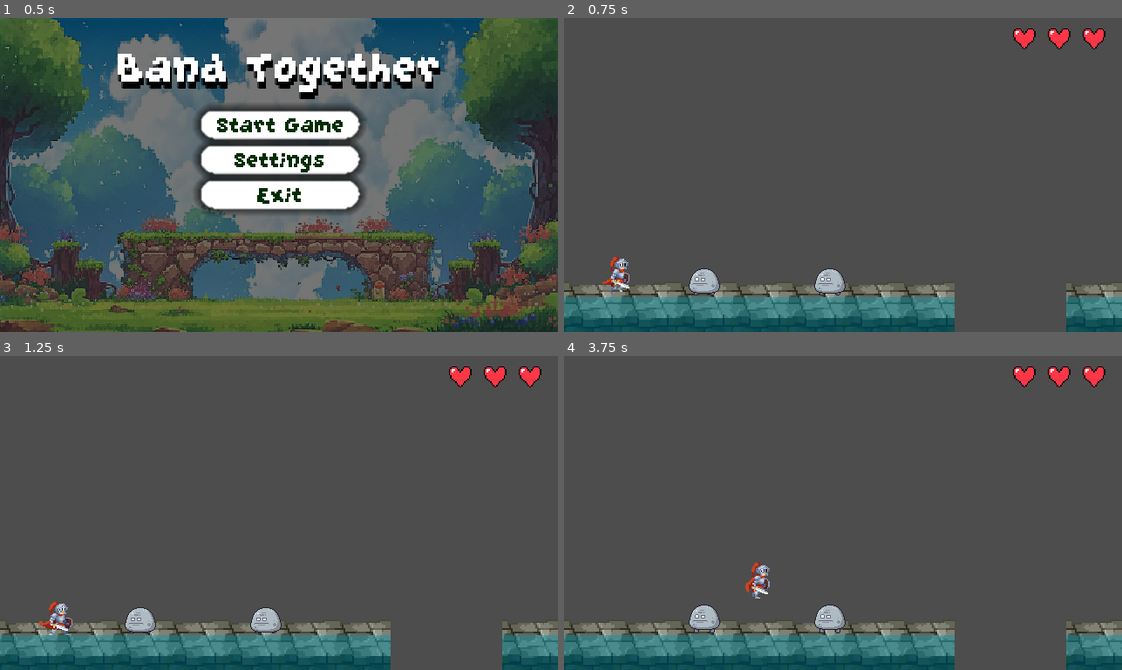
Above: before the commit, frames 1-4 (two rows, left to right).
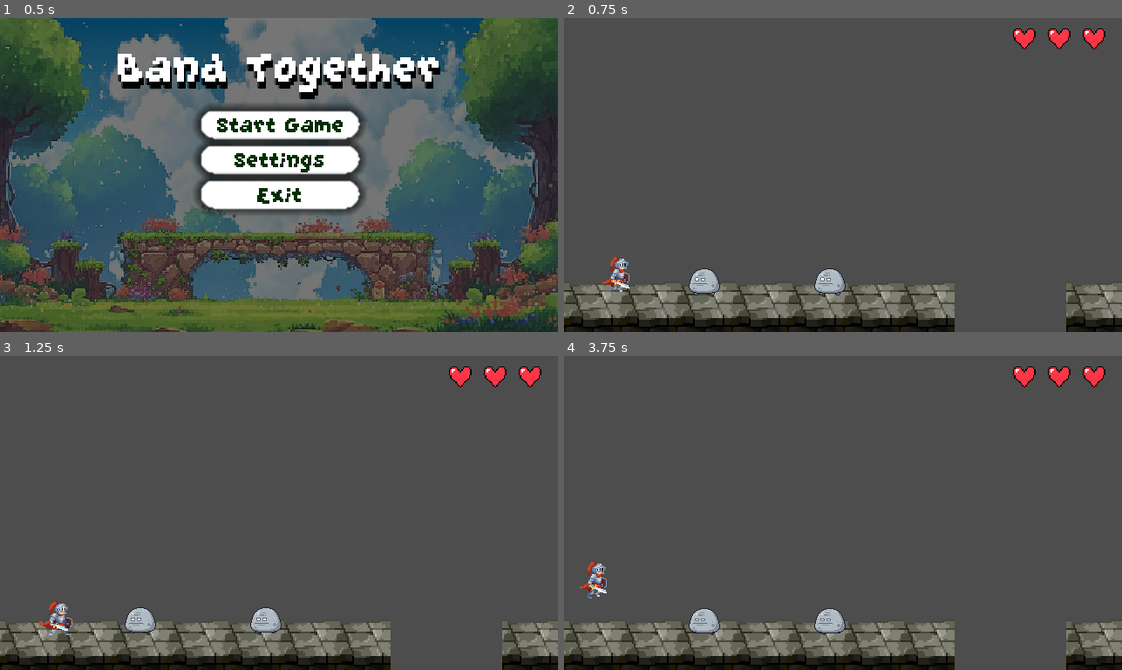
Above: after the commit, the same moments.

Repository: No-Pressure-Games-TM/Band-Together
Game: Godot game, scene res://scenes/main_menu.tscn
The game is run twice, just before and just after one commit, with the same random seed, the same clock (stepped at 60 frames per second) and the same inputs.
Inputs:
- Up to frame 1 (0.5 s): no input
- Up to frame 2 (0.75 s): click "Start Game" at 0.5 s
- Up to frame 3 (1.25 s): no input
- Up to frame 4 (3.75 s): hold Right (Right) 1.28-2.78 s; tap Z (Accept) every 0.75 s from 1.35 to 3.6 s; hold Left (Left) 2.78-3.53 s; hold Right (Right) from 3.53 s (still down)

Frame 1 is identical in both runs. In frame 2, 8.9% of the frame differs, in the area x 0-100%, y 88-100%; in frame 3, 8.9%; in frame 4, 10%, in the area x 0-100%, y 65-100%.

Commit message:
feat: health logic + game state console messages

Diff:
--- a/band_together/entities/enemies/rocks/rock_enemy.gd
+++ b/band_together/entities/enemies/rocks/rock_enemy.gd
@@ -1,9 +1,10 @@
 extends RigidBody2D
 
+@onready var game_manager: Node = $"../../../GameManager"
 
 # Called when the node enters the scene tree for the first time.
 func _ready() -> void:
-	pass # Replace with function body.
+	pass
 
 
 # Called every frame. 'delta' is the elapsed time since the previous frame.
@@ -12,5 +13,6 @@
 
 
 func _on_area_2d_body_entered(body: Node2D) -> void:
+	# Enemy collision detection
 	if (body.name == "Player"):
-		print("Enemy collision detected")
+		game_manager.decrease_health()
--- /dev/null
+++ b/band_together/scenes/test/game_manager.gd
@@ -0,0 +1,20 @@
+extends Node
+
+var lives: int = 3
+
+# Called when the node enters the scene tree for the first time.
+func _ready() -> void:
+	print("\nGame started. \nLives: ", lives)
+
+
+# Called every frame. 'delta' is the elapsed time since the previous frame.
+func _process(delta: float) -> void:
+	pass
+
+func decrease_health():
+	lives -= 1
+	if (lives == 0):
+		print("Game Over.\nReloading...\n")
+		get_tree().reload_current_scene()
+	else:
+		print("Lives: ", lives)
--- a/band_together/scenes/test/test_helen.tscn
+++ b/band_together/scenes/test/test_helen.tscn
@@ -1,5 +1,6 @@
-[gd_scene load_steps=10 format=4 uid="uid://drg6mhrnsd7kk"]
-
+[gd_scene load_steps=11 format=4 uid="uid://drg6mhrnsd7kk"]
+
+[ext_resource type="Script" path="res://scenes/test/game_manager.gd" id="1_4bvth"]
 [ext_resource type="Texture2D" uid="uid://da6a4a38e1tul" path="res://Environment/Tiles-DELETE.png" id="1_dorrl"]
 [ext_resource type="PackedScene" uid="uid://chmdbpxvcc4i8" path="res://entities/player/player.tscn" id="2_7n6o4"]
 [ext_resource type="Script" path="res://entities/player/player.gd" id="3_yryur"]
@@ -131,12 +132,14 @@
 
 [node name="Node2D" type="Node2D"]
 
+[node name="GameManager" type="Node" parent="."]
+script = ExtResource("1_4bvth")
+
 [node name="SceneObjects" type="Node" parent="."]
 
 [node name="Ground" type="TileMapLayer" parent="SceneObjects"]
 tile_map_data = PackedByteArray("AAAAAAQAAQACAAAAAAAAAAUAAQACAAEAAAACAAUAAQACAAEAAAADAAUAAQACAAEAAAAEAAUAAQACAAEAAAAFAA …(208 unchanged characters)…
 tile_set = SubResource("TileSet_dcilm")
-collision_visibility_mode = 1
 
 [node name="Player" parent="SceneObjects" instance=ExtResource("2_7n6o4")]
 position = Vector2(32, 135)
